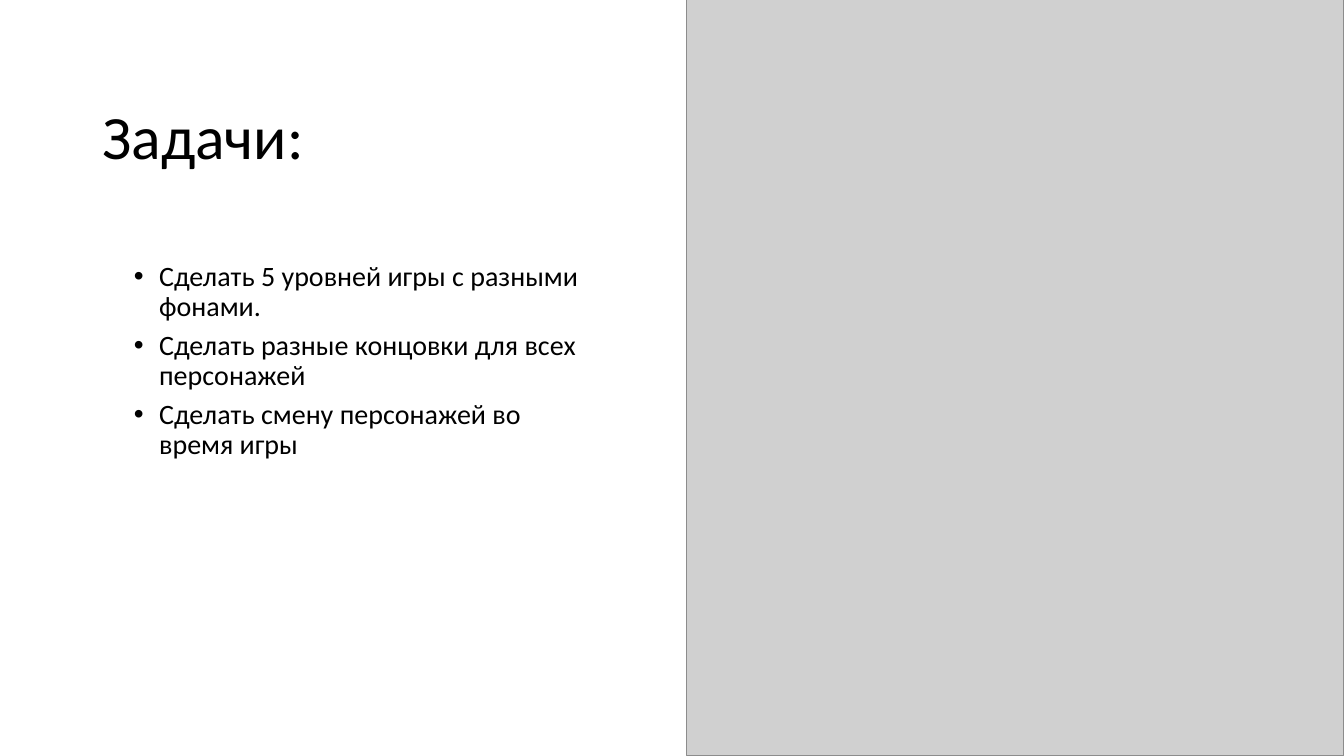
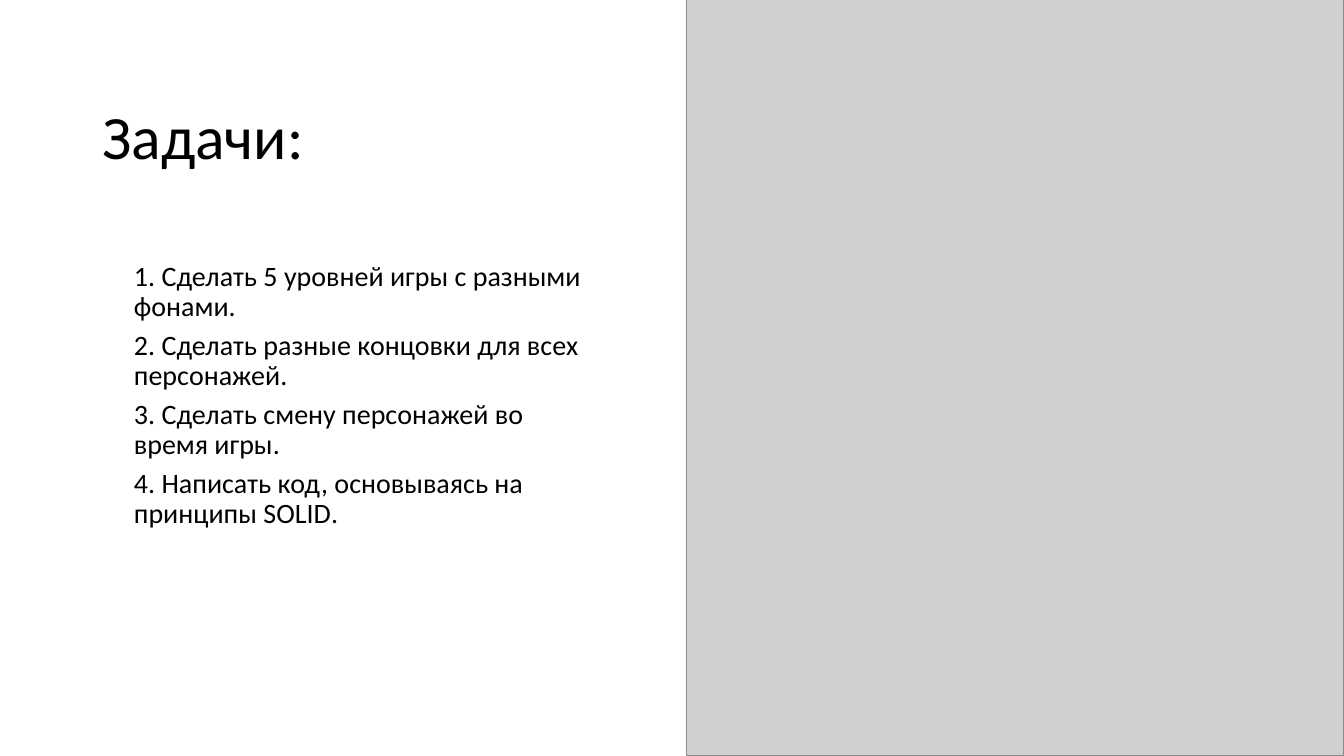
Before and after one commit to marivavd/pursuit-of-coffee, a slide deck: slide 3 of pursuit_of_coffee.pptx. Drawn at 1344x756 pixels with LibreOffice and Linux fonts; fonts in the diff are those of the drawing; grey boxes stand for pictures. Boxes give left, top, right and bottom in pixels: in the first picture for what was removed or moved away, otherwise in the second. Text is boxed around its words. In the diff, an @@ line names an element or a change of style, - is before the commit and + after.

Commit message:
refactor presentation

```diff
--- a/pursuit_of_coffee.pptx
+++ b/pursuit_of_coffee.pptx
@@ text at bbox=[134, 267, 581, 528]: text changed @@
-• Сделать 5 уровней игры с разными фонами.
-• Сделать разные концовки для всех персонажей
-• Сделать смену персонажей во время игры
+1. Сделать 5 уровней игры с разными фонами.
+2. Сделать разные концовки для всех персонажей.
+3. Сделать смену персонажей во время игры.
+4. Написать код, основываясь на принципы SOLID.
```
Also in this commit, not shown: 5 other slides changed, 1 slide added.
